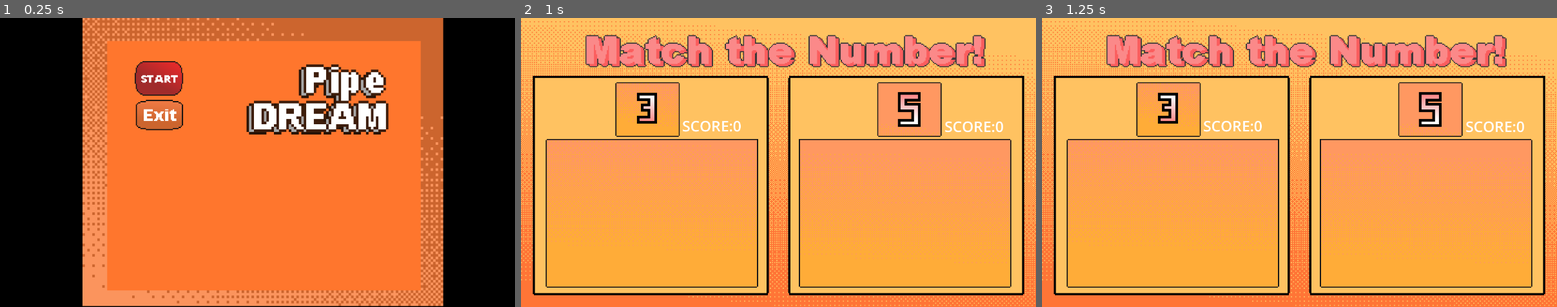
Above: before the commit, frames 1-3 (left to right).
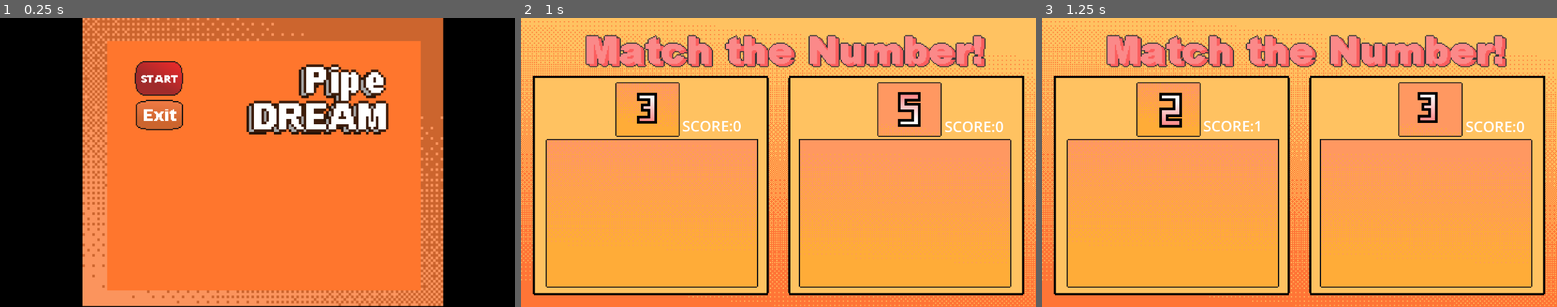
Above: after the commit, the same moments.

Repository: TheDynamicVector/HandGame
Game: Godot game, scene res://Levels/Start.tscn
Same seed, same stepped clock (60 frames per second), same inputs: the game is played once before the commit and once after it.
Inputs (mouse positions are in pixels of both pictures, inside the frame that each line leads up to):
- Up to frame 1 (0.25 s): no input
- Up to frame 2 (1 s): click (680, 78) at 0.5 s
- Up to frame 3 (1.25 s): no input

Frames 1-2 are identical in both runs. In frame 3, 0.9% of the frame differs, in the area x 22-78%, y 25-40%.

Commit message:
Fixed Bug that destroyed us in the interviwe

Diff:
--- a/Global.gd
+++ b/Global.gd
@@ -43,7 +43,7 @@
 	if game == 'numbersgame' and gesture_texts.size() == 2 and gameInitialize:
 
 		var numbersgameparent = $/root/numbersgame
-		if gesture_texts[0] == possibleNumbers[numbersgameparent.number1] and not cooldownP1:
+		if gesture_texts[0] == possibleNumbers[numbersgameparent.number1] and not cooldownP1 and numbersgameparent.numberSpawn1 != null and numbersgameparent.numberSpawn2 != null:
 			numbersgameparent.numberSpawn1.queue_free()
 			numbersgameparent.numberSpawn2.queue_free()
 			numbersgameparent.p1score += 1
@@ -53,7 +53,7 @@
 			numbersgameparent.newRound = true
 
 
-		if gesture_texts[1] == possibleNumbers[numbersgameparent.number2] and not cooldownP2:
+		if gesture_texts[1] == possibleNumbers[numbersgameparent.number2] and not cooldownP2 and numbersgameparent.numberSpawn1 != null and numbersgameparent.numberSpawn2 != null:
 			numbersgameparent.numberSpawn1.queue_free()
 			numbersgameparent.numberSpawn2.queue_free()
 			numbersgameparent.p2score += 1
Not shown, changed: GestureData.txt
